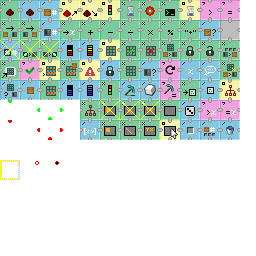
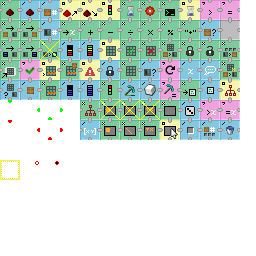
Two versions of the same layered image (256 x 256). Layer-by-layer changes:
painted on "icons.png" over (0, 40, 40, 60)
